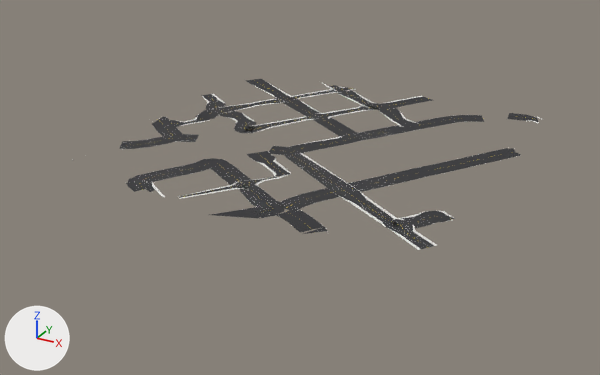
The glTF model docs/assets/models/roadway_chunks/chunk_1_-5.glb, before and after one commit.
Both versions are drawn from a 50 mm camera at (1255.0, 1288.0, 405.0) aimed at (755.0, 2197.0, -50.0). Every picture has the same lights, and +X, +Y and +Z are marked at lower left. The older version comes first. Vertices at exactly the same position are counted once.

The older version as bpy lines, for what is in view:
```python
me_road_asphalt = bpy.data.meshes.new('road_asphalt')
me_road_asphalt.from_pydata(...)  # 700 vertices, 611 faces; spans x 490.0..1016.0, y 1980.0..2514.0, z 0.0
me_road_asphalt.materials.append(mat_road_asphalt)  # dark grey #323235
me_road_marking_white = bpy.data.meshes.new('road_marking_white')
me_road_marking_white.from_pydata(...)  # 2148 vertices, 1068 faces; spans x 488.0..1016.0, y 1980.0..2514.0, z 0.0
me_road_marking_white.materials.append(mat_road_marking_white)  # white #f7f7f2
me_road_marking_yellow = bpy.data.meshes.new('road_marking_yellow')
me_road_marking_yellow.from_pydata(...)  # 1157 vertices, 578 faces; spans x 493.0..1005.0, y 1999.0..2509.0, z 0.0
me_road_marking_yellow.materials.append(mat_road_marking_yellow)  # yellow #f9dd4f
me_sidewalk_concrete = bpy.data.meshes.new('sidewalk_concrete')
me_sidewalk_concrete.from_pydata(...)  # 419 vertices, 414 faces; spans x 490.0..1008.0, y 1994.0..2515.0, z 0.0
me_sidewalk_concrete.materials.append(mat_sidewalk_concrete)  # white #e5e5e0
ob_road_asphalt = bpy.data.objects.new('road_asphalt', me_road_asphalt)
ob_road_asphalt.location = (0.0, 0.0, 0.0)
ob_road_marking_white = bpy.data.objects.new('road_marking_white', me_road_marking_white)
ob_road_marking_white.location = (0.0, 0.0, 0.0)
ob_road_marking_yellow = bpy.data.objects.new('road_marking_yellow', me_road_marking_yellow)
ob_road_marking_yellow.location = (0.0, 0.0, 0.0)
ob_sidewalk_concrete = bpy.data.objects.new('sidewalk_concrete', me_sidewalk_concrete)
ob_sidewalk_concrete.location = (0.0, 0.0, 0.0)
```
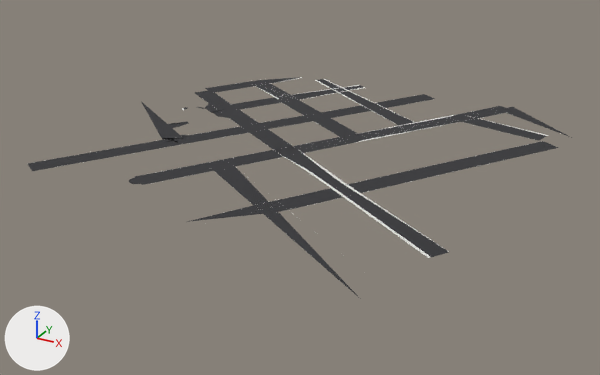
Diff of the bpy script that builds the scene:
```diff
--- a/docs/assets/models/roadway_chunks/chunk_1_-5.glb.py
+++ b/docs/assets/models/roadway_chunks/chunk_1_-5.glb.py
@@ me_road_asphalt @@
-me_road_asphalt.from_pydata(...)  # 700 vertices, 611 faces; spans x 490.0..1016.0, y 1980.0..2514.0, z 0.0
+me_road_asphalt.from_pydata(...)  # 359 vertices, 305 faces; spans x 422.0..1061.0, y 1897.0..2532.0, z 0.0
+# me_road_asphalt part 1: the loose piece of 13 vertices spanning x 835.0..858.0, y 2359.0..2382.0, z 0.0 is moved by (48.0, 70.0, 0.0)
+# me_road_asphalt part 2: the loose piece of 13 vertices spanning x 611.0..634.0, y 2008.0..2031.0, z 0.0 is moved by (1.0, 0.0, 0.0)
+# me_road_asphalt part 3: the loose piece of 36 vertices spanning x 729.0..959.0, y 2046.0..2468.0, z 0.0 is rebuilt with 18 vertices and now spans x 611.0..955.0, y 2012.0..2527.0, z 0.0
+# me_road_asphalt part 4: the loose piece of 22 vertices spanning x 490.0..641.0, y 2254.0..2360.0, z 0.0 is rebuilt with 4 vertices and now spans x 471.0..745.0, y 2183.0..2378.0, z 0.0
+# me_road_asphalt part 5: the loose piece of 20 vertices spanning x 660.0..829.0, y 2416.0..2514.0, z 0.0 is rebuilt with 4 vertices and now spans x 613.0..856.0, y 2355.0..2524.0, z 0.0
+# me_road_asphalt part 6: the loose piece of 18 vertices spanning x 507.0..686.0, y 2389.0..2492.0, z 0.0 is rebuilt with 8 vertices and now spans x 550.0..703.0, y 2302.0..2521.0, z 0.0
+# me_road_asphalt part 7: the loose piece of 16 vertices spanning x 808.0..1016.0, y 2034.0..2350.0, z 0.0 is rebuilt with 9 vertices and now spans x 744.0..1053.0, y 1953.0..2401.0, z 0.0
+# me_road_asphalt part 8: the loose piece of 12 vertices spanning x 513.0..573.0, y 2192.0..2260.0, z 0.0 is rebuilt with 8 vertices and now spans x 524.0..554.0, y 2192.0..2231.0, z 0.0
+# me_road_asphalt part 9: 24 loose pieces with 214 vertices, spanning x 510.0..1005.0, y 1980.0..2503.0, z 0.0, are deleted
+# me_road_asphalt part 10: 173 vertices removed from x 501.0..821.0, y 2013.0..2415.0, z 0.0; 119 vertices added at x 422.0..1061.0, y 1897.0..2532.0, z 0.0
+# other edits to the shape of me_road_asphalt do not show in these pictures
 me_road_asphalt.materials.append(mat_road_asphalt)
@@ me_sidewalk_concrete @@
-me_sidewalk_concrete.from_pydata(...)  # 419 vertices, 414 faces; spans x 490.0..1008.0, y 1994.0..2515.0, z 0.0
+me_sidewalk_concrete.from_pydata(...)  # 78 vertices, 61 faces; spans x 503.0..1028.0, y 2004.0..2527.0, z 0.0
+# me_sidewalk_concrete part 11: the loose piece of 18 vertices spanning x 754.0..957.0, y 2072.0..2200.0, z 0.0 is rebuilt with 10 vertices and now spans x 745.0..1024.0, y 2027.0..2209.0, z 0.0
+# me_sidewalk_concrete part 12: the loose piece of 10 vertices spanning x 632.0..686.0, y 2395.0..2473.0, z 0.0 is rebuilt with 5 vertices and now spans x 638.0..706.0, y 2397.0..2515.0, z 0.0
+# me_sidewalk_concrete part 13: 37 loose pieces with 373 vertices, spanning x 490.0..1008.0, y 1994.0..2515.0, z 0.0, are deleted
+# me_sidewalk_concrete part 14: 11 vertices removed from x 543.0..608.0, y 2298.0..2389.0, z 0.0; 45 vertices added at x 503.0..1028.0, y 2268.0..2527.0, z 0.0
+# me_sidewalk_concrete part 15: 11 vertices added at x 729.0..1011.0, y 2004.0..2183.0, z 0.0
+# other edits to the shape of me_sidewalk_concrete do not show in these pictures
 me_sidewalk_concrete.materials.append(mat_sidewalk_concrete)
@@ me_road_marking_white @@
-me_road_marking_white.from_pydata(...)  # 2148 vertices, 1068 faces; spans x 488.0..1016.0, y 1980.0..2514.0, z 0.0
+me_road_marking_white.from_pydata(...)  # 403 vertices, 197 faces; spans x 463.0..1061.0, y 1897.0..2527.0, z 0.0
+# me_road_marking_white part 16: 522 loose pieces with 2076 vertices, spanning x 488.0..1016.0, y 1980.0..2514.0, z 0.0, are deleted
+# me_road_marking_white part 17: 4 vertices moved within x 701.0, y 2118.0, z 0.0; 37 vertices removed from x 507.0..753.0, y 2085.0..2453.0, z 0.0; 368 vertices added at x 463.0..1061.0, y 1897.0..2527.0, z 0.0
+# other edits to the shape of me_road_marking_white do not show in these pictures
 me_road_marking_white.materials.append(mat_road_marking_white)
@@ ob_road_marking_yellow @@
-ob_road_marking_yellow = bpy.data.objects.new('road_marking_yellow', me_road_marking_yellow)
```

Boxes (x1, y1, x2, y2) around the edits, measured in the pictures (600 x 375 px; the box of a moved part takes in the faces that stretch with it):
'road_asphalt', reshaped (29% wider, 29% taller)
    before: (119, 79, 539, 249)
    after: (28, 77, 572, 296)
'sidewalk_concrete', reshaped (7% narrower, 8% taller)
    before: (151, 82, 543, 250)
    after: (182, 77, 548, 258)
'road_marking_white', reshaped
    before: (124, 88, 521, 248)
    after: (33, 82, 543, 288)
'road_marking_yellow', deleted
    before: (137, 88, 493, 248)
part 1 of me_road_asphalt, moved or reshaped
    before: (406, 125, 421, 129)
    after: (453, 115, 463, 120)
part 2 of me_road_asphalt, moved or reshaped
    before: (128, 177, 139, 183)
    after: (129, 177, 147, 184)
part 3 of me_road_asphalt, rebuilt (86% wider, 30% shorter)
    before: (285, 115, 484, 228)
    after: (134, 106, 506, 185)
part 4 of me_road_asphalt, rebuilt (86% wider, 103% taller)
    before: (201, 94, 256, 124)
    after: (195, 91, 298, 153)
part 5 of me_road_asphalt, rebuilt (7% wider, 143% taller)
    before: (336, 89, 432, 109)
    after: (318, 79, 421, 129)
part 6 of me_road_asphalt, rebuilt (43% wider, 29% taller)
    before: (246, 79, 343, 99)
    after: (224, 85, 363, 111)
part 7 of me_road_asphalt, rebuilt (51% wider, 30% taller)
    before: (275, 148, 521, 210)
    after: (187, 141, 558, 222)
part 8 of me_road_asphalt, rebuilt
    before: (171, 116, 207, 127)
    after: (168, 121, 189, 128)
part 9 of me_road_asphalt, deleted
    before: (126, 85, 539, 249)
part 10 of me_road_asphalt, moved or reshaped
    before: (119, 98, 322, 213)
    after: (28, 77, 572, 296)
part 11 of me_sidewalk_concrete, rebuilt (38% wider, 46% taller)
    before: (300, 153, 404, 220)
    after: (299, 150, 443, 248)
part 12 of me_sidewalk_concrete, rebuilt
    before: (294, 92, 336, 100)
    after: (300, 87, 365, 100)
part 13 of me_sidewalk_concrete, deleted
    before: (151, 82, 543, 250)
part 14 of me_sidewalk_concrete, built on
    before: (212, 99, 276, 109)
    after: (182, 77, 548, 143)
part 15 of me_sidewalk_concrete, added
    after: (280, 154, 430, 258)
part 16 of me_road_marking_white, deleted
    before: (124, 88, 521, 248)
part 17 of me_road_marking_white, built on
    after: (33, 82, 543, 288)
